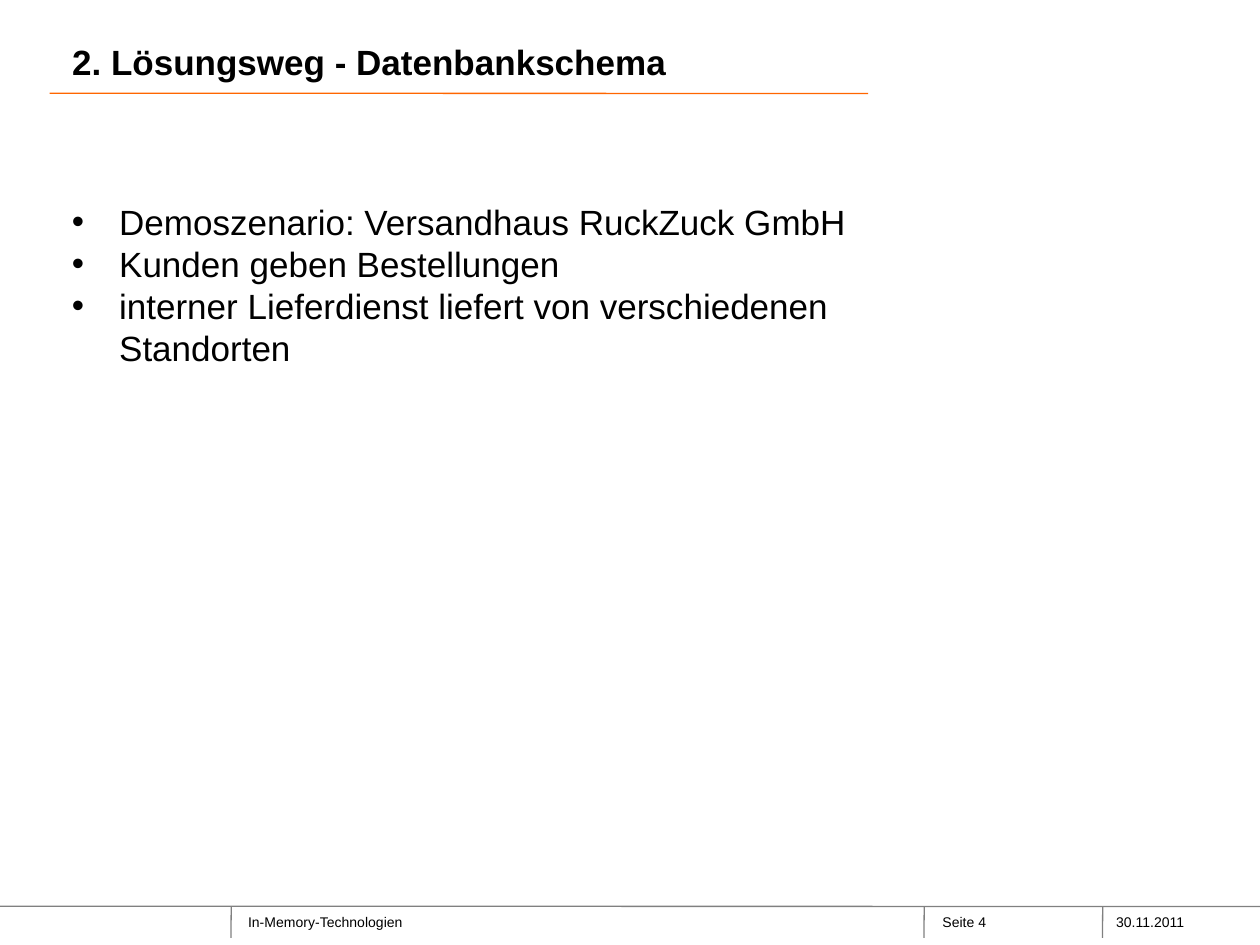
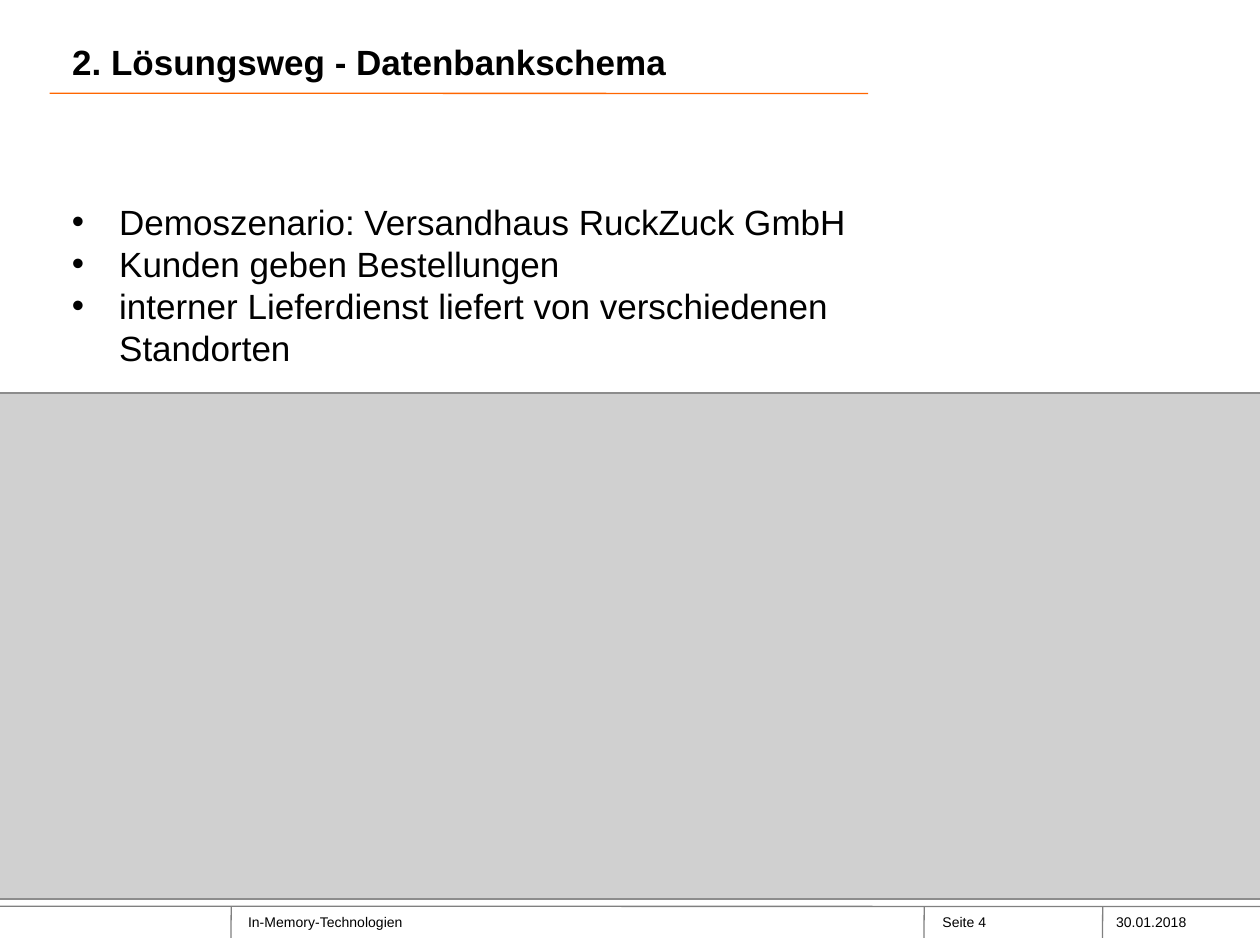
Before and after one commit to Philwi/ProjektseminarInMemory, a slide deck: slide 4 of FINAL.pptx. Drawn at 1260x945 pixels with LibreOffice and Linux fonts; fonts in the diff are those of the drawing; grey boxes stand for pictures; background and template pictures are left out. Boxes give left, top, right and bottom in pixels: in the first picture for what was removed or moved away, otherwise in the second. Text is boxed around its words. In the diff, an @@ line names an element or a change of style, - is before the commit and + after.

```diff
--- a/FINAL.pptx
+++ b/FINAL.pptx
@@ picture added at (x1=0, y1=393, x2=1260, y2=900) @@
@@ text at (x1=1116, y1=917, x2=1186, y2=927): text changed @@
-30.11.2011
+30.01.2018
```
Also in this commit, not shown: 30 other slides changed, 1 slide removed.
